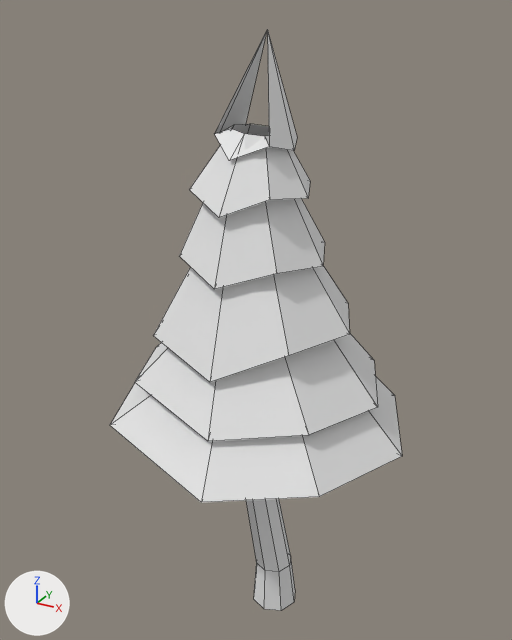
The FBX model Models/nature/f_long_pine_tree2.fbx, before and after one commit.
Both versions are drawn from a 50 mm lens placed at (8.41, -16.29, 18.14), pointed at (-0.74, 0.34, 9.83). Every picture has the same lights, and +X, +Y and +Z are marked at lower left. Mesh edges are drawn as thin lines. Vertices at the same position are counted once.

The older version as bpy lines, for what is in view:
```python
me_cylinder_007 = bpy.data.meshes.new('Cylinder.007')
me_cylinder_007.from_pydata(...)  # 138 vertices, 127 faces; spans x -5.0..4.0, y -4.1..4.1, z 0.0..17.7
# faces by material slot: [34, 93]
me_cylinder_007.materials.append(mat_material_002)  # white #e7e7e7
me_cylinder_007.materials.append(mat_material_001)  # white #e7e7e7
ob_tree1_2 = bpy.data.objects.new('tree1-2', me_cylinder_007)
ob_tree1_2.location = (0.0, 0.0, 0.0)
```
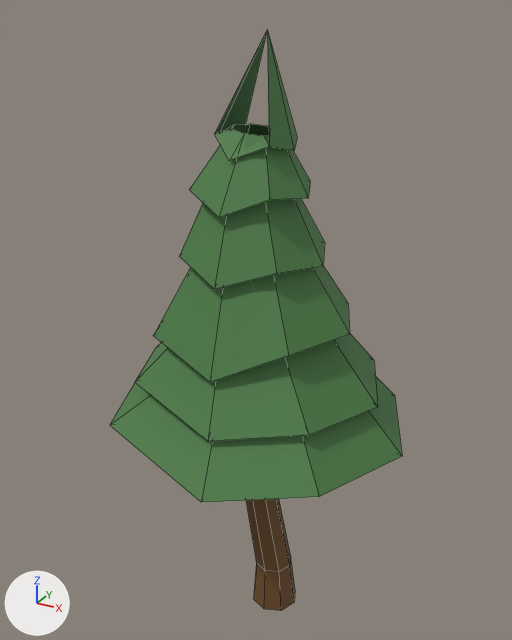
The newer file is also rescaled (x1.243) as a whole; pictures and numbers use the older file's frame.

Changed parts and their boxes (x1, y1, x2, y2) in the pictures (512 x 640 px):
part 1 of me_cylinder_007, recoloured (white to brown): (246, 499, 295, 611) in both
part 2 of me_cylinder_007, recoloured (white to green): (110, 29, 402, 502) in both

What changed in the scene script:
```text
Add mat_material_005:
    mat_material_005 = principled_material('Material.005')
    mat_material_005.base_color = (0.163, 0.075, 0.0197)  # brown #704d26
    mat_material_005.roughness = 0.693
Add mat_material_006:
    mat_material_006 = principled_material('Material.006')
    mat_material_006.base_color = (0.0721, 0.202, 0.0612)  # dark green #4c7c46
    mat_material_006.roughness = 0.693
Change me_cylinder_007:
    where me_cylinder_007.from_pydata(...)  # 138 vertices, 127 faces; spans x -5.0..4.0, y -4.1..4.1, z 0.0..17.7
    used by ob_tree1_2; location = (0.0, 0.0, 0.0)
    me_cylinder_007 part 1: all 34 faces that had it switch from mat_material_002 (white #e7e7e7) to mat_material_005 (brown #704d26)
    me_cylinder_007 part 2: all 93 faces that had it switch from mat_material_001 (white #e7e7e7) to mat_material_006 (dark green #4c7c46)
```
